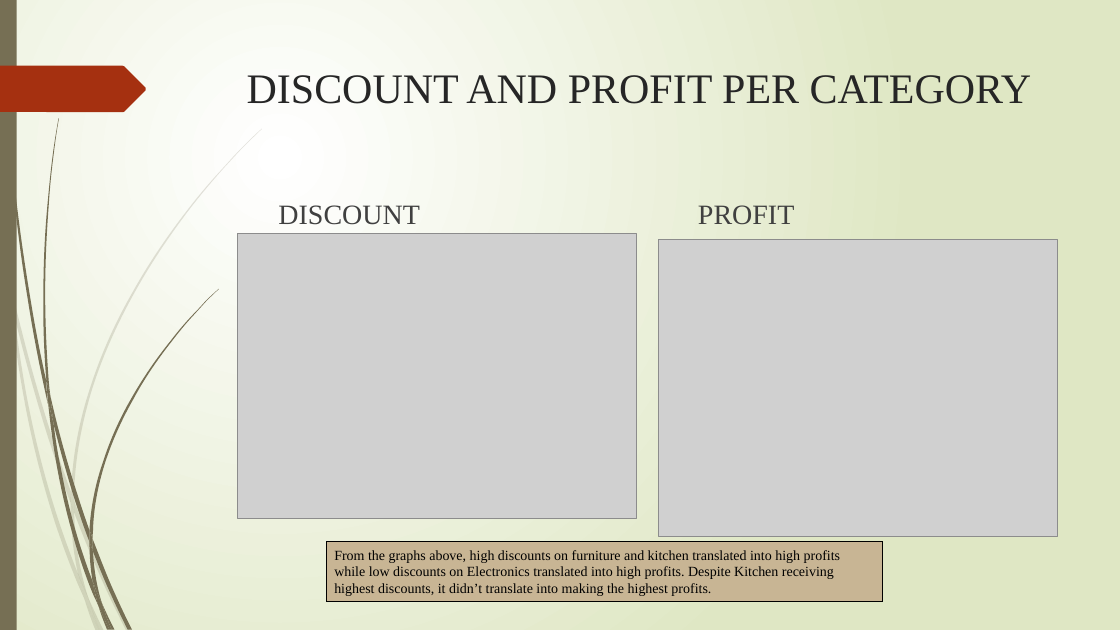
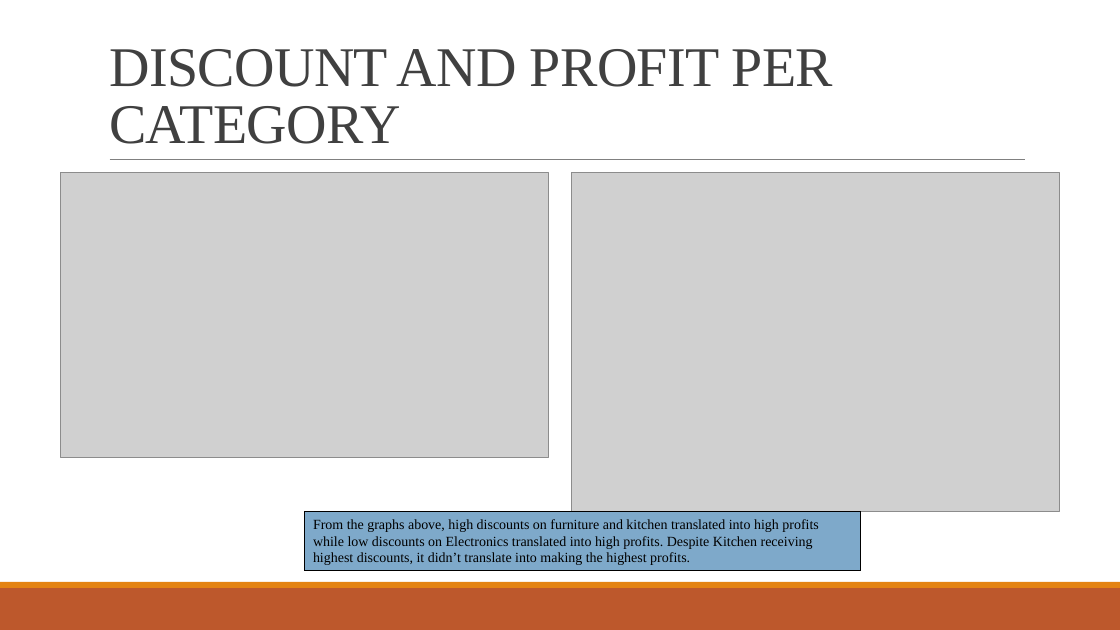
Before and after one commit to raphaelayerteyfloku1-bot/retail-sales-data-analysis, a slide deck: slide 20 of presentation.pptx (slide 16 before the commit). Drawn at 1120x630 pixels with LibreOffice and Linux fonts; fonts in the diff are those of the drawing; grey boxes stand for pictures. Boxes give left, top, right and bottom in pixels: in the first picture for what was removed or moved away, otherwise in the second. Text is boxed around its words. In the diff, an @@ line names an element or a change of style, - is before the commit and + after.

```diff
--- a/presentation.pptx
+++ b/presentation.pptx
@@ background gradient #FFFFFF to #DFE8C4 to #FFFFFF @@
@@ rectangle removed at <box>0,0,17,630</box> @@
@@ title "DISCOUNT AND PROFIT PER CATEGORY": place and size @@
-title "DISCOUNT AND PROFIT PER CATEGORY" at <box>247,75,1032,104</box>
+title "DISCOUNT AND PROFIT PER CATEGORY" at <box>109,49,833,144</box>
@@ title "DISCOUNT AND PROFIT PER CATEGORY" at <box>109,49,833,144</box>: size 36 to 48 pt, text colour #262626 to #404040, letter spacing 0 to -0.5 pt; line spacing 1 to 0.85; vertical alignment top to bottom @@
@@ freeform shape removed at <box>0,66,146,112</box> @@
@@ picture: place and size @@
-picture at <box>238,234,637,518</box>
+picture at <box>60,173,549,458</box>
@@ line added from (110, 160) to (1026, 160), #808080 0.5 pt @@
@@ picture: place and size @@
-picture at <box>659,239,1057,537</box>
+picture at <box>571,173,1060,512</box>
@@ text removed at <box>278,205,420,225</box> @@
-DISCOUNT
@@ text removed at <box>698,205,794,225</box> @@
-PROFIT
@@ rectangle "From the graphs above, high ...": place and size @@
-rectangle "From the graphs above, high ..." at <box>326,542,882,602</box>
+rectangle "From the graphs above, high ..." at <box>305,512,861,571</box>
@@ rectangle "From the graphs above, high ..." at <box>305,512,861,571</box>: fill #C8B594 to #7EA9CA @@
@@ rectangle added at <box>0,588,1120,630</box>, fill #BD582C @@
@@ rectangle added at <box>0,582,1120,588</box>, fill #E48312 @@
@@ group removed at <box>0,129,262,630</box>: 10 freeform shapes @@
@@ group removed at <box>3,0,218,630</box>: 12 freeform shapes @@
```
Also in this commit, not shown: 20 other slides changed, 6 slides added, 2 slides removed.
